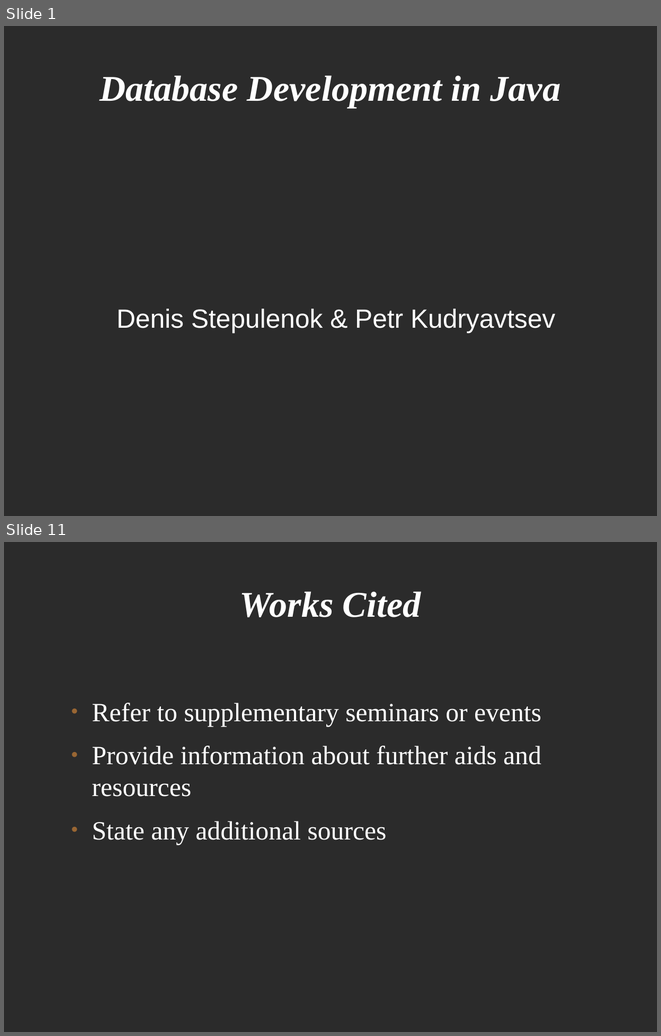
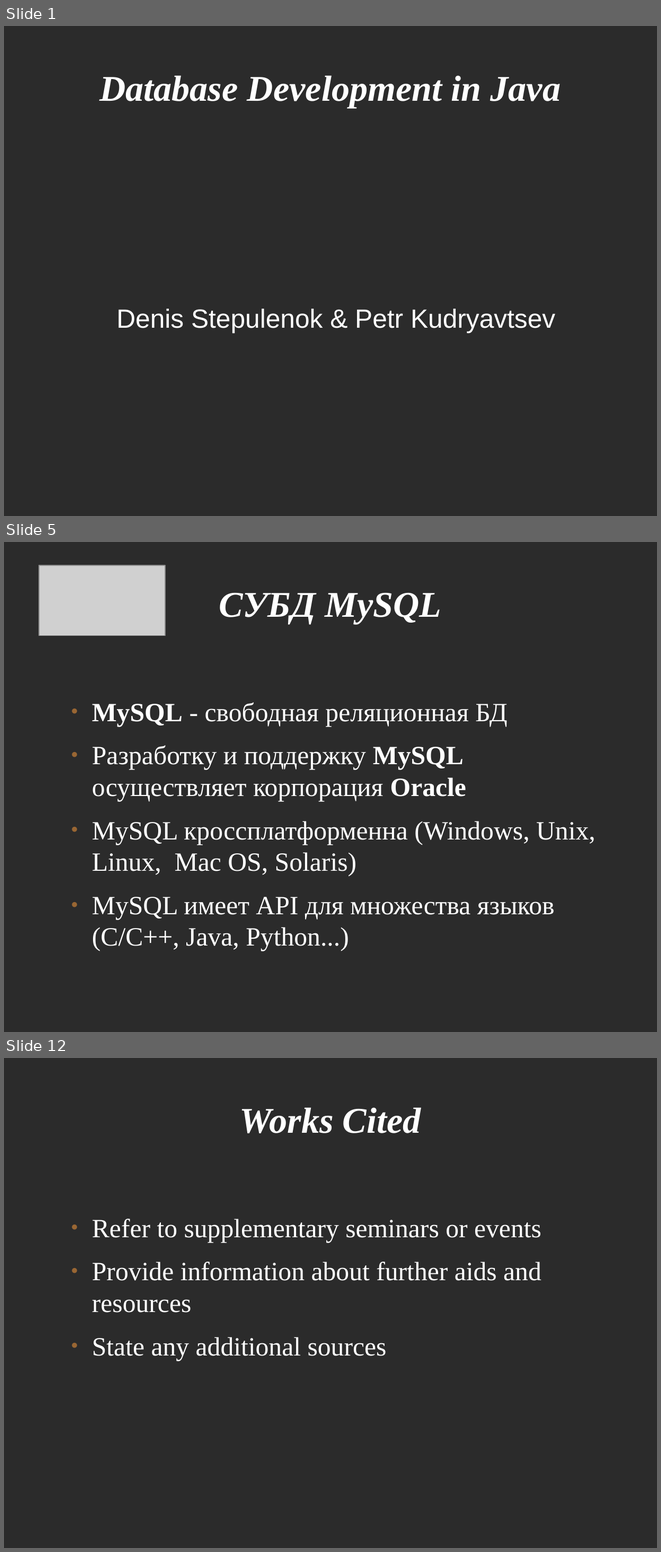
Before and after one commit to levelp/java, a slide deck: Java Databases.odp. Shown one above the other, each under a label of ours: slides 1 and 11 before the commit, slides 1, 5 and 12 after it; the slides between them are not shown. The pictures are 661x1036 and 661x1552 pixels, drawn with LibreOffice and Linux fonts; fonts in the diff are those of the drawing; grey boxes stand for pictures; background and template pictures are left out; a plain dark background stands for a picture behind light text. Boxes give left, top, right and bottom in pixels: in the first picture for what was removed or moved away, otherwise in the second. Text is boxed around its words. In the diff, an @@ line names an element or a change of style, - is before the commit and + after.

```diff
--- a/Java Databases.odp
+++ b/Java Databases.odp
@@ slide 5 added at [4,542,657,1032], background picture (left out) @@
@@ picture added at [39,565,165,635] @@
@@ title added at [219,592,442,624], 44 pt, text #FFFFFF, bold, italic @@
+СУБД MySQL
@@ text added at [92,702,595,951], 32 pt, text #FFFFFF @@
+● MySQL - свободная реляционная БД
+● Разработку и поддержку MySQL осуществляет корпорация Oracle
+● MySQL кроссплатформенна (Windows, Unix, Linux, Mac OS, Solaris)
+● MySQL имеет API для множества языков (С/C++, Java, Python...)
@@ what was slide 11 is now slide 12 @@
```
Also in this commit, not shown: 9 other slides added, 9 slides removed, 1 other file.
